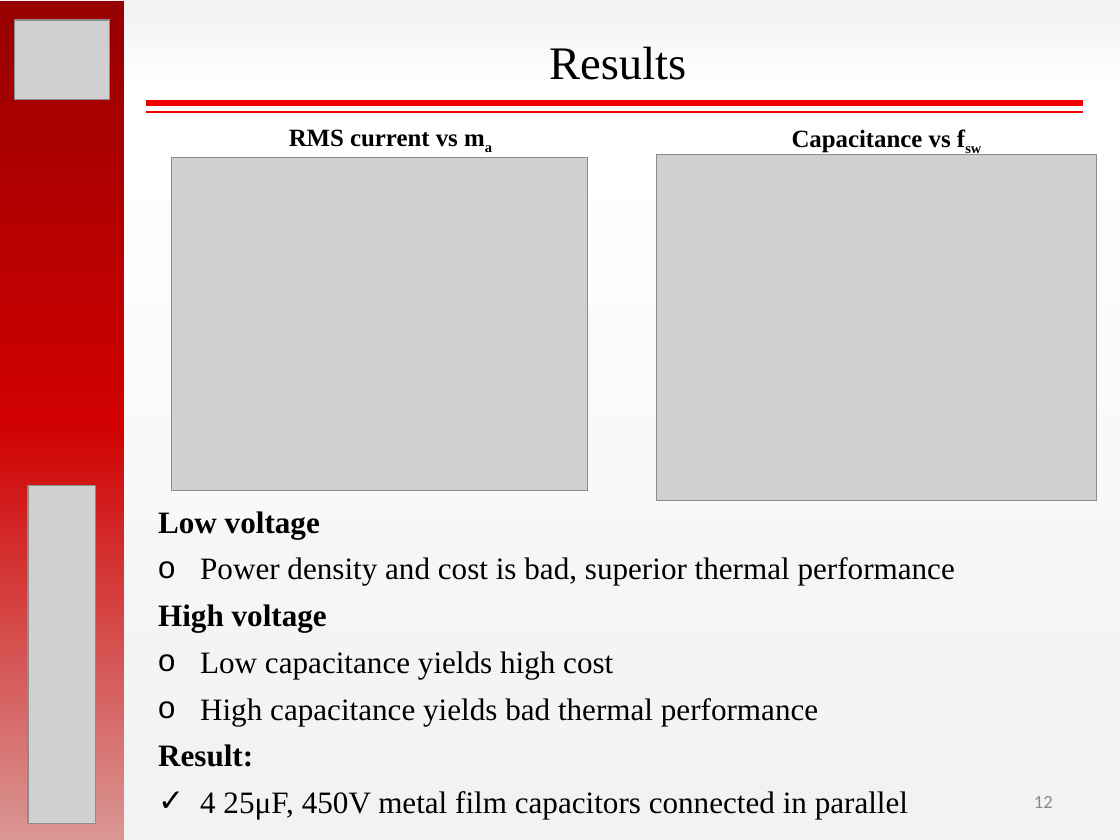
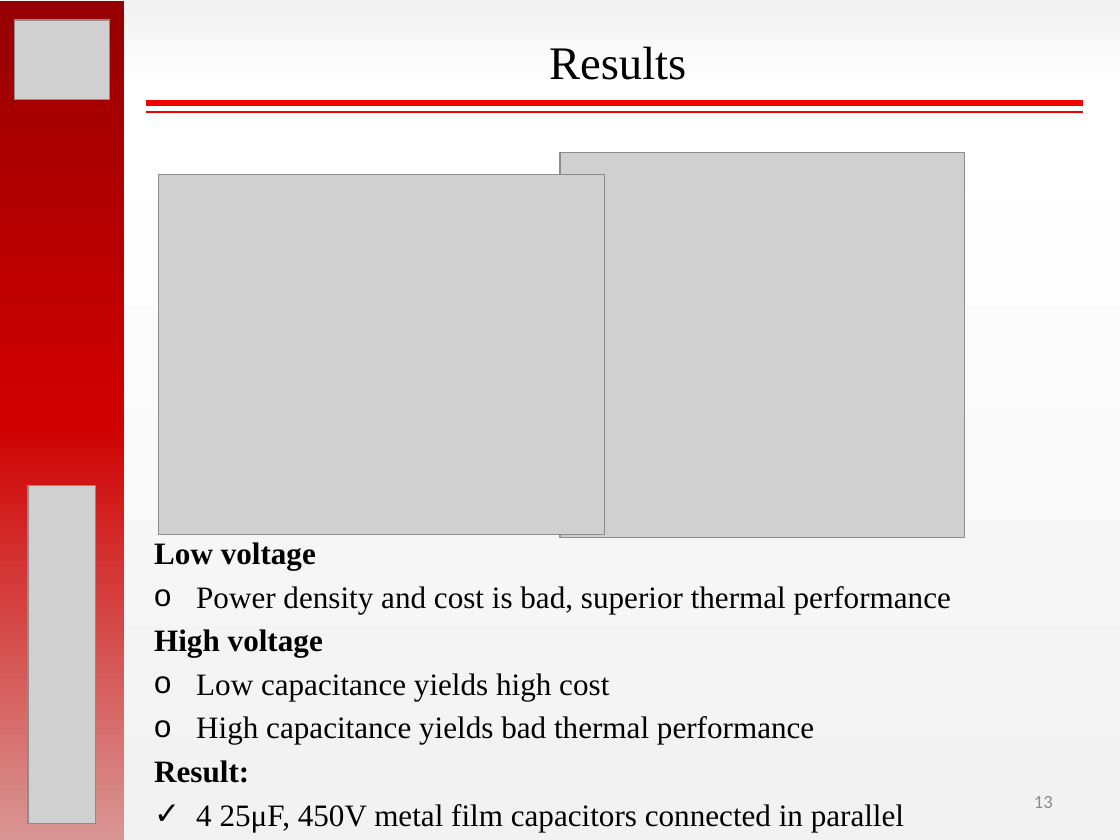
Before and after one commit to hakanpolat/IMMD, a slide deck: slide 13 of ISIE 2017/sunum/ISIE2017_OralPres_Mesut_Uğur.pptx (slide 12 before the commit). Drawn at 1120x840 pixels with LibreOffice and Linux fonts; fonts in the diff are those of the drawing; grey boxes stand for pictures. Boxes give left, top, right and bottom in pixels: in the first picture for what was removed or moved away, otherwise in the second. Text is boxed around its words. In the diff, an @@ line names an element or a change of style, - is before the commit and + after.

```diff
--- a/ISIE 2017/sunum/ISIE2017_OralPres_Mesut_Uğur.pptx
+++ b/ISIE 2017/sunum/ISIE2017_OralPres_Mesut_Uğur.pptx
@@ text removed at bbox=[289, 129, 458, 147] @@
-RMS current vs ma
@@ text removed at bbox=[792, 129, 951, 153] @@
-Capacitance vs fsw
@@ picture: place and size @@
-picture at bbox=[171, 158, 588, 491]
+picture at bbox=[159, 175, 605, 535]
@@ picture: place and size @@
-picture at bbox=[657, 155, 1096, 501]
+picture at bbox=[560, 152, 964, 538]
@@ text "Low voltage": place and size @@
-text "Low voltage" at bbox=[158, 511, 955, 819]
+text "Low voltage" at bbox=[154, 542, 951, 831]
@@ text "Low voltage" at bbox=[154, 542, 951, 831]: less space between paragraphs @@
@@ page number at bbox=[1034, 796, 1053, 808]: text changed @@
-12
+13
```
Also in this commit, not shown: 5 other slides changed, 3 slides added, 2 slides removed.
